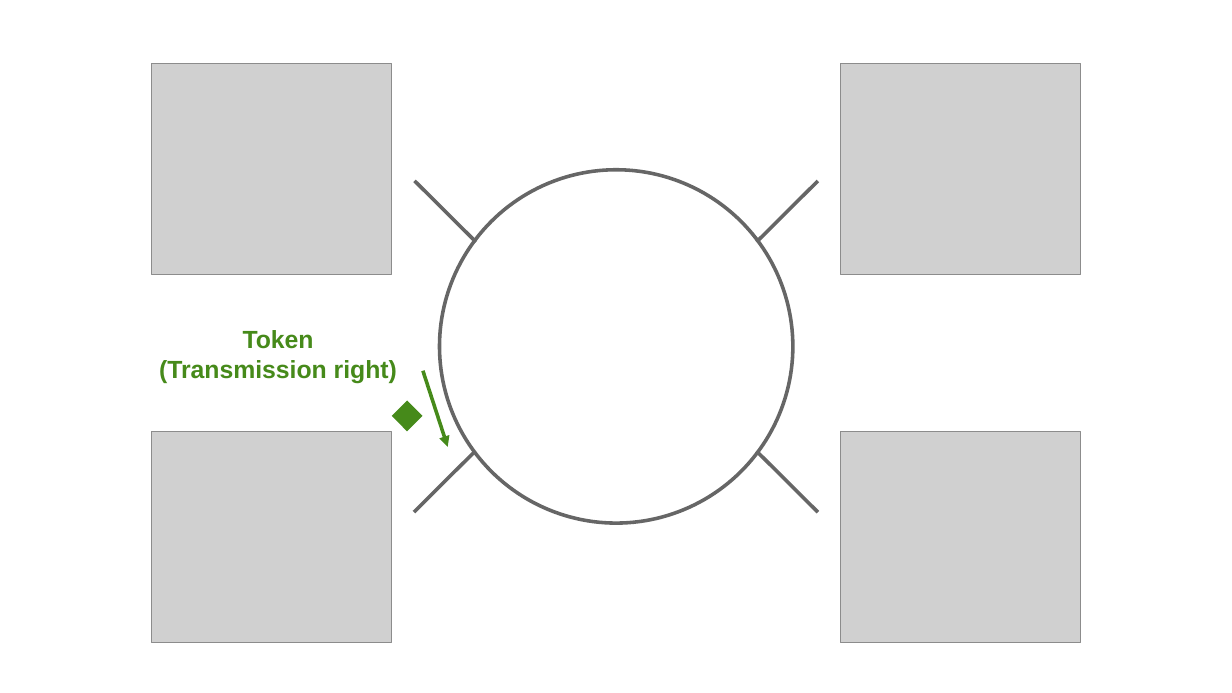
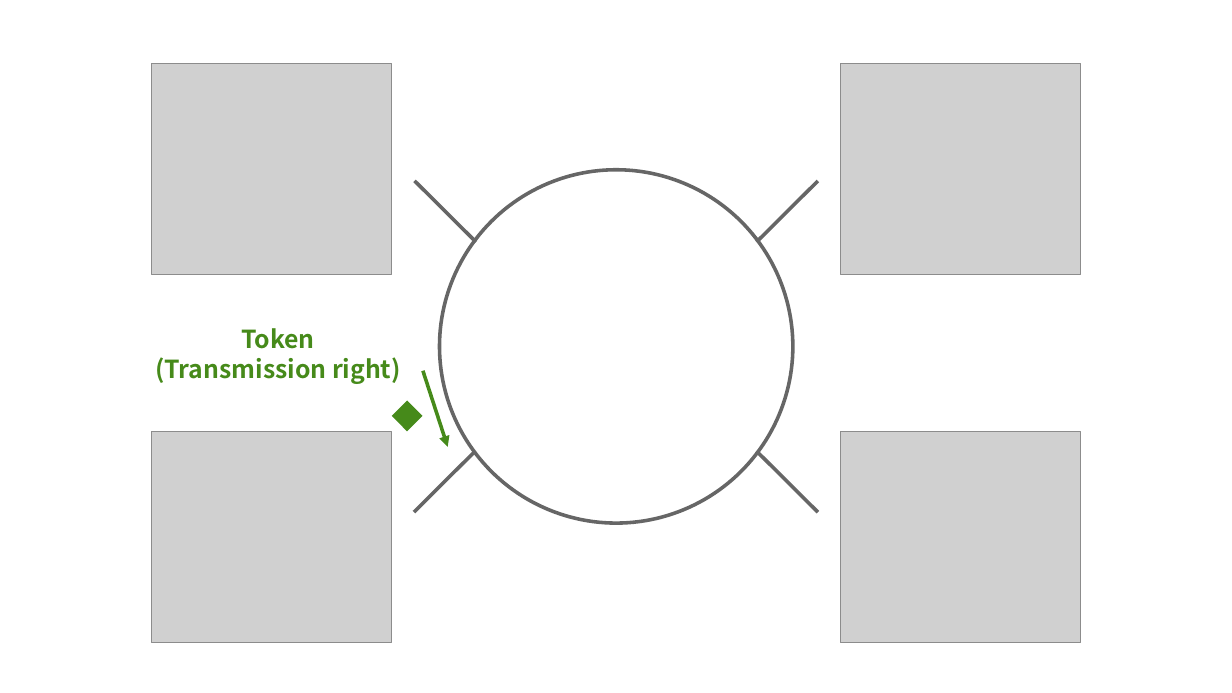
Before and after one commit to ichigo-1125/knowledge, a slide deck: slide 6 of assets/internet.odp. Drawn at 1232x693 pixels with LibreOffice and Linux fonts; fonts in the diff are those of the drawing; grey boxes stand for pictures. Boxes give left, top, right and bottom in pixels: in the first picture for what was removed or moved away, otherwise in the second. Text is boxed around its words. In the diff, an @@ line names an element or a change of style, - is before the commit and + after.

```diff
--- a/assets/internet.odp
+++ b/assets/internet.odp
@@ text "Token" at (x1=155, y1=328, x2=401, y2=384): font Arial to Noto Sans CJK SC @@
```
Also in this commit, not shown: 4 other slides changed, 2 slides added, 14 other files.
